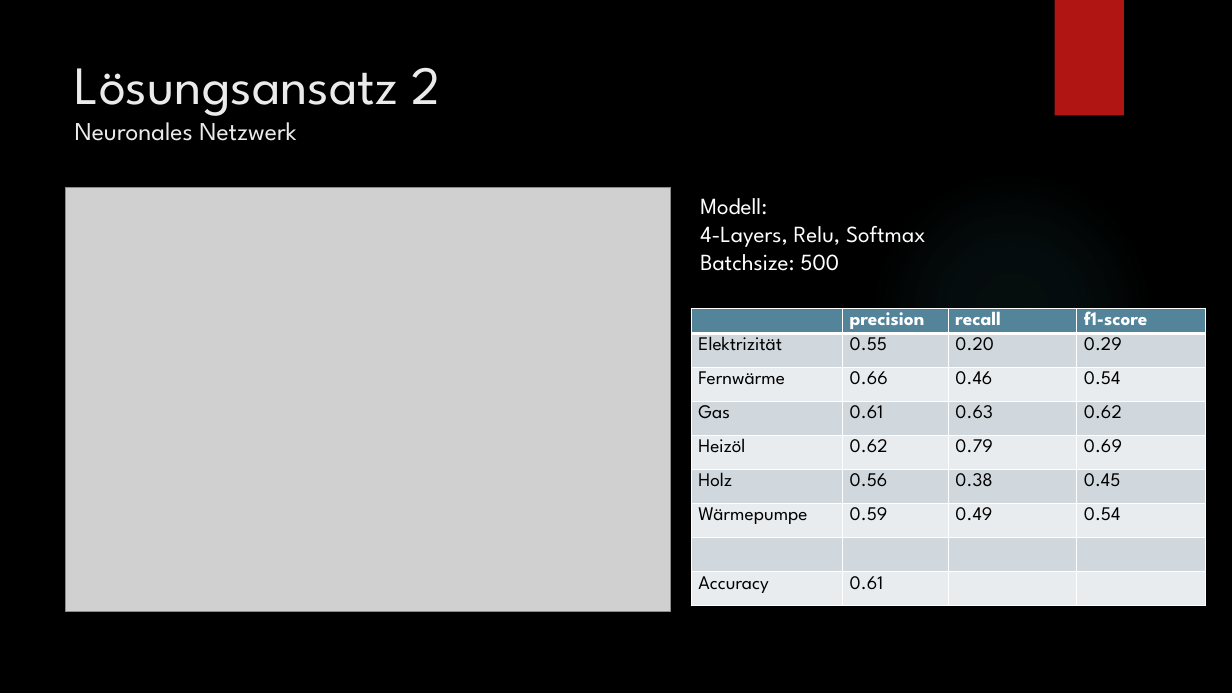
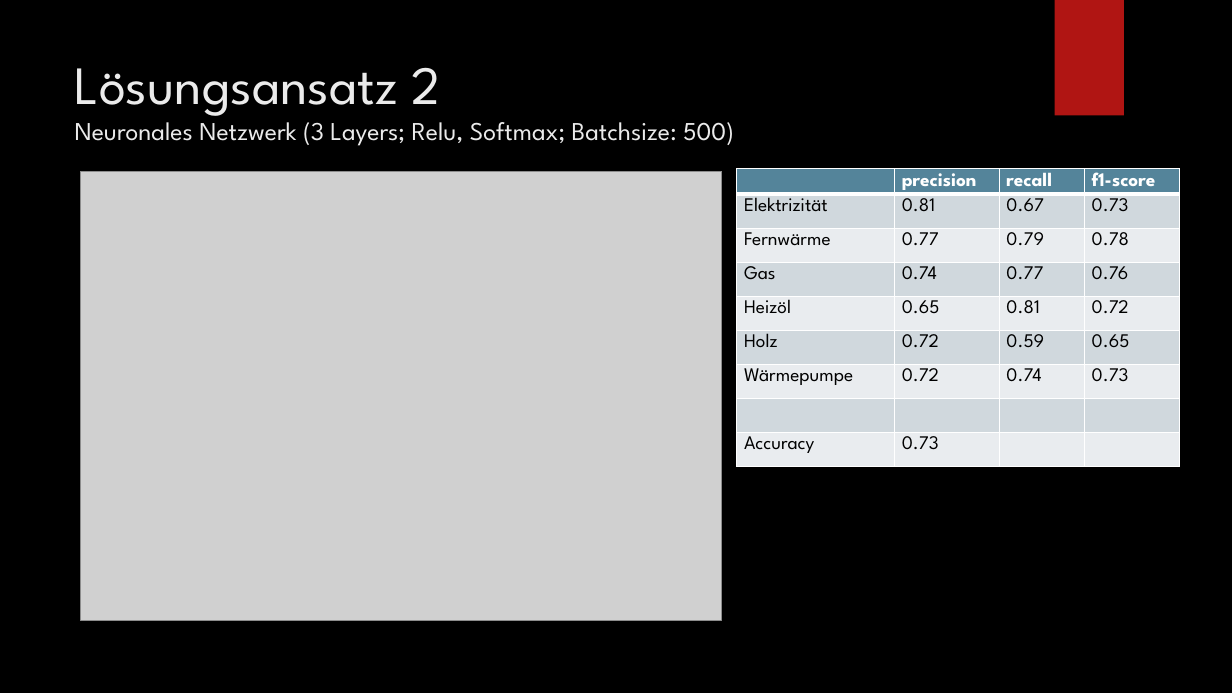
Before and after one commit to ahoehn/machine-learning-project, a slide deck: slide 6 of Präsentation.pptx (slide 5 before the commit). Drawn at 1232x693 pixels with LibreOffice and Linux fonts; fonts in the diff are those of the drawing; grey boxes stand for pictures; background and template pictures are left out. Boxes give left, top, right and bottom in pixels: in the first picture for what was removed or moved away, otherwise in the second. Text is boxed around its words. In the diff, an @@ line names an element or a change of style, - is before the commit and + after.

```diff
--- a/Präsentation.pptx
+++ b/Präsentation.pptx
@@ title at [75, 67, 734, 146]: text changed @@
-Lösungsansatz 2
-Neuronales Netzwerk
+Lösungsansatz 2
+Neuronales Netzwerk (3 Layers; Relu, Softmax; Batchsize: 500)
@@ picture: place and size @@
-picture at [66, 188, 672, 612]
+picture at [80, 171, 722, 620]
@@ table at [737, 169, 1179, 472] @@
-row 2: Elektrizität | 0.55 | 0.20 | 0.29
+row 2: Elektrizität | 0.81 | 0.67 | 0.73
-row 3: Fernwärme | 0.66 | 0.46 | 0.54
+row 3: Fernwärme | 0.77 | 0.79 | 0.78
-row 4: Gas | 0.61 | 0.63 | 0.62
+row 4: Gas | 0.74 | 0.77 | 0.76
-row 5: Heizöl | 0.62 | 0.79 | 0.69
+row 5: Heizöl | 0.65 | 0.81 | 0.72
-row 6: Holz | 0.56 | 0.38 | 0.45
+row 6: Holz | 0.72 | 0.59 | 0.65
-row 7: Wärmepumpe | 0.59 | 0.49 | 0.54
+row 7: Wärmepumpe | 0.72 | 0.74 | 0.73
-row 9, column 2: 0.61
+row 9, column 2: 0.73
@@ table: place and size @@
-table at [691, 309, 1205, 612]
+table at [737, 169, 1179, 472]
@@ text removed at [700, 198, 926, 271] @@
-Modell:
-4-Layers, Relu, Softmax
-Batchsize: 500
```
Also in this commit, not shown: 4 other slides changed, 2 slides added, 1 slide removed.
